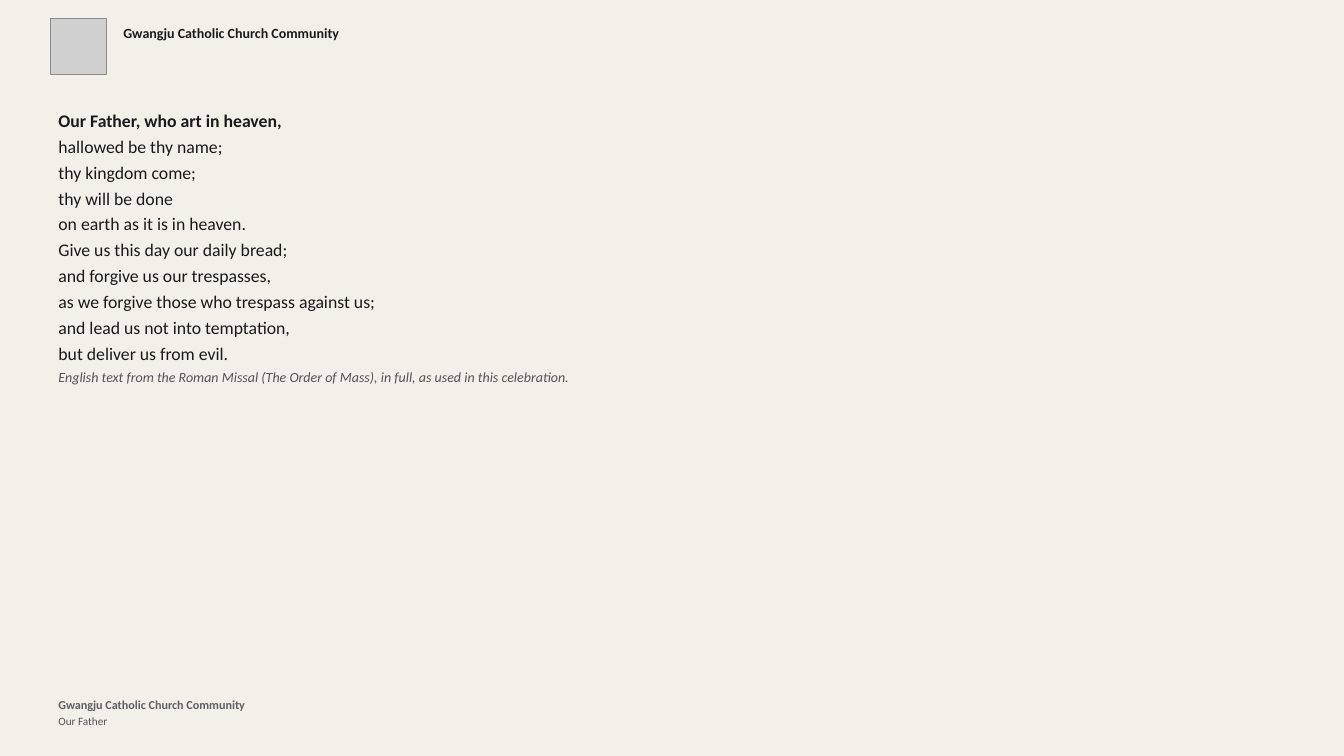
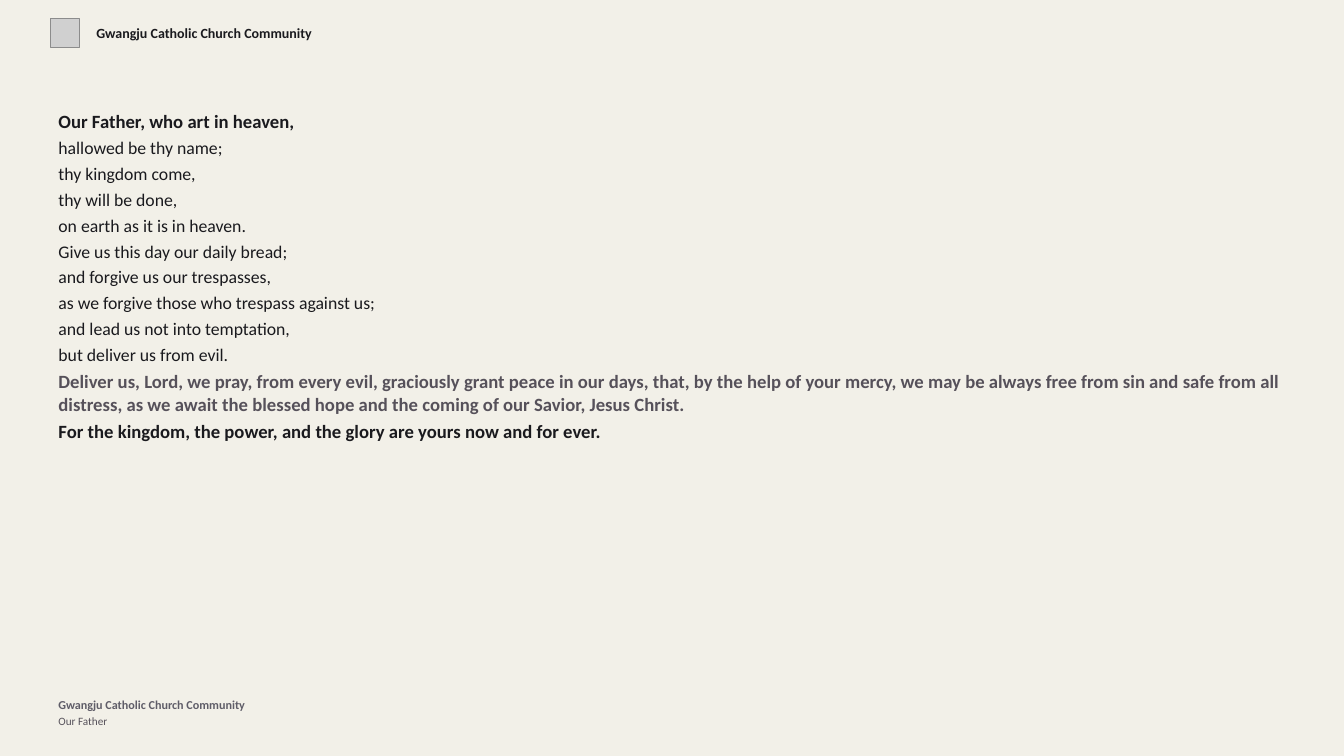
Before and after one commit to divinogabriel9/mass-ppt-generator, a slide deck: slide 43 of church_media_generator/outputs/mass_presentation.pptx. Drawn at 1344x756 pixels with LibreOffice and Linux fonts; fonts in the diff are those of the drawing; grey boxes stand for pictures. Boxes give left, top, right and bottom in pixels: in the first picture for what was removed or moved away, otherwise in the second. Text is boxed around its words. In the diff, an @@ line names an element or a change of style, - is before the commit and + after.

```diff
--- a/church_media_generator/outputs/mass_presentation.pptx
+++ b/church_media_generator/outputs/mass_presentation.pptx
@@ picture: place and size @@
-picture at bbox=[50, 19, 106, 74]
+picture at bbox=[50, 19, 79, 47]
@@ text "Gwangju Catholic Church Community": place and size @@
-text "Gwangju Catholic Church Community" at bbox=[123, 28, 339, 41]
+text "Gwangju Catholic Church Community" at bbox=[96, 28, 312, 41]
@@ text "Gwangju Catholic Church Community" at bbox=[96, 28, 312, 41]: vertical alignment top to middle @@
@@ text at bbox=[58, 115, 294, 130]: size 19 to 20 pt in "Our Father, who art in heaven," @@
@@ text at bbox=[58, 167, 196, 209]: text changed @@
-thy kingdom come;
-thy will be done
+thy kingdom come,
+thy will be done,
@@ text at bbox=[58, 375, 1278, 441]: text changed; size 15 to 20 pt; bold on; italic off @@
-English text from the Roman Missal (The Order of Mass), in full, as used in this celebration.
+Deliver us, Lord, we pray, from every evil, graciously grant peace in our days, that, by the help of your mercy, we may be always free from sin and safe from all distress, as we await the blessed hope and the coming of our Savior, Jesus Christ.
+For the kingdom, the power, and the glory are yours now and for ever.
```
Also in this commit, not shown: 47 other slides changed, 15 slides added, 17 slides removed, 23 other files.
